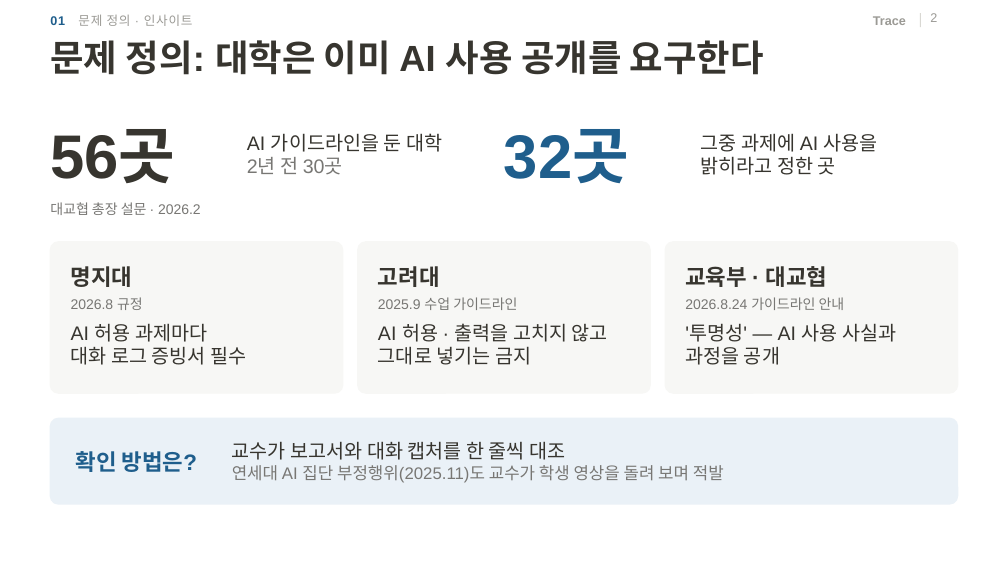
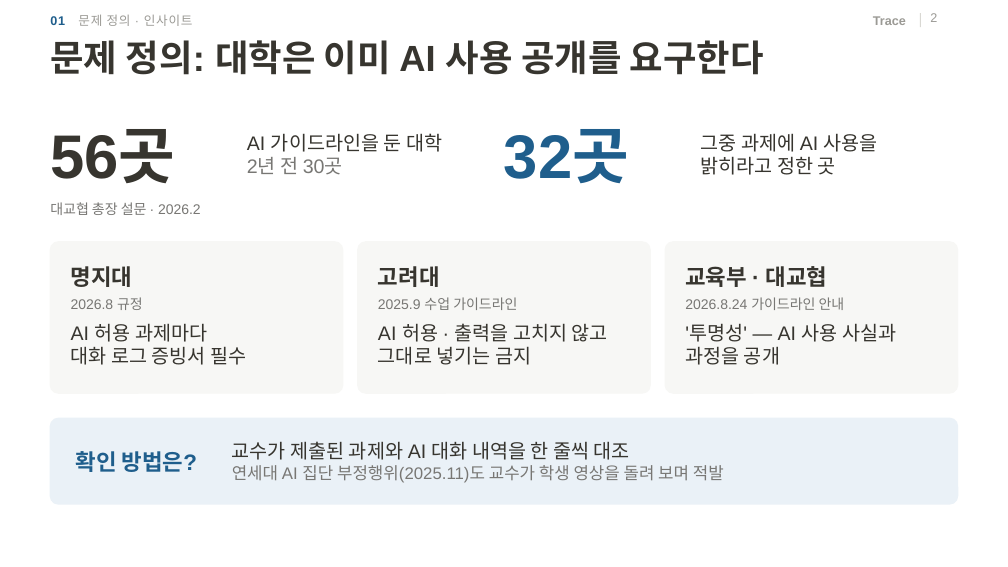
Before and after one commit to 20233014-KYH/trace, a slide deck: slide 2 of deck/중간발표_김용현.pptx. Drawn at 1008x567 pixels with LibreOffice and Linux fonts; fonts in the diff are those of the drawing; background and template pictures are left out. Boxes give left, top, right and bottom in pixels: in the first picture for what was removed or moved away, otherwise in the second. Text is boxed around its words. In the diff, an @@ line names an element or a change of style, - is before the commit and + after.

```diff
--- a/deck/중간발표_김용현.pptx
+++ b/deck/중간발표_김용현.pptx
@@ text at [232, 441, 630, 460]: text changed @@
-교수가 보고서와 대화 캡처를 한 줄씩 대조
+교수가 제출된 과제와 AI 대화 내역을 한 줄씩 대조
```
Also in this commit, not shown: 1 other slide changed, 1 other file.
